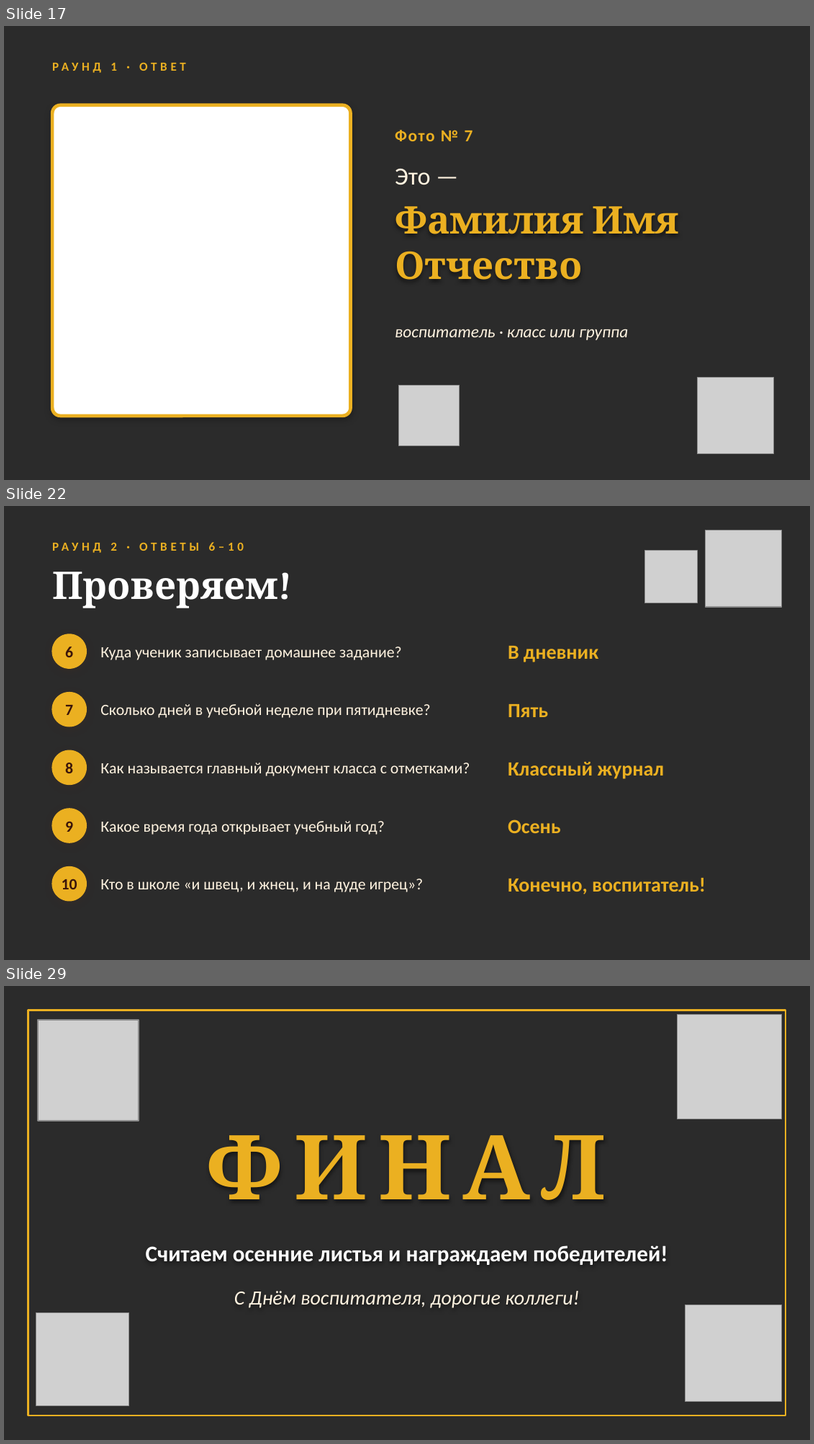
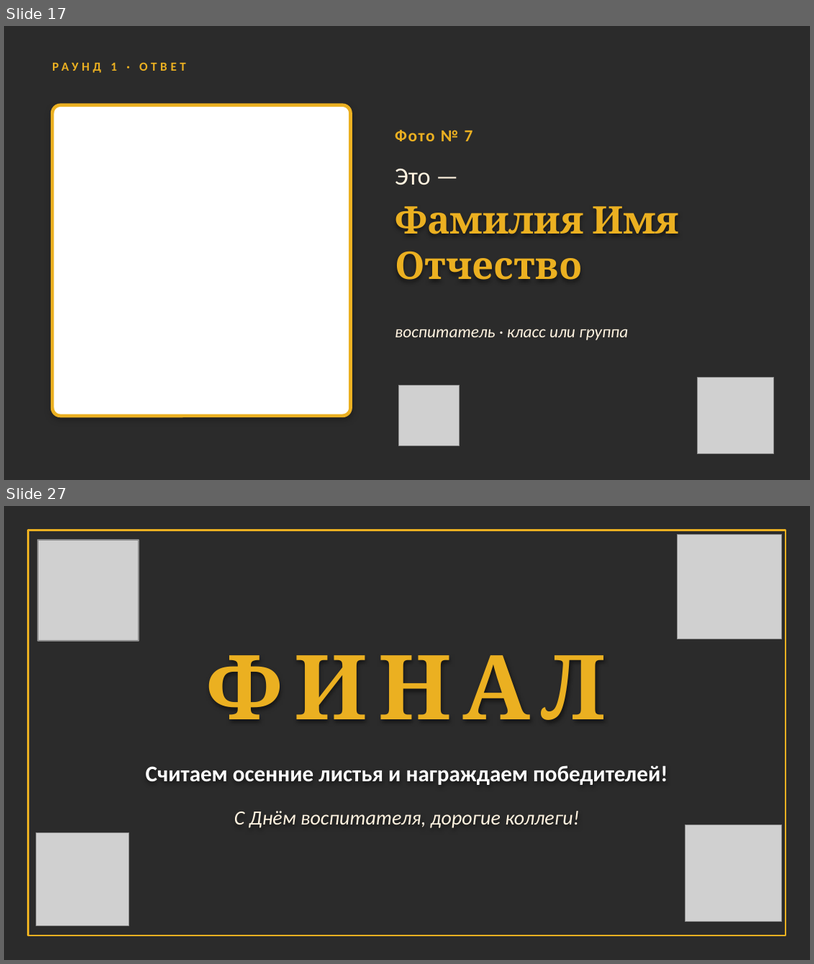
Before and after one commit to sl-himmelreich/heinrich-mario, a slide deck: День_воспитателя_конкурс.pptx. Shown one above the other, each under a label of ours: slides 17, 22 and 29 before the commit, slides 17 and 27 after it; the slides between them are not shown. The pictures are 814x1444 and 814x964 pixels, drawn with LibreOffice and Linux fonts; fonts in the diff are those of the drawing; grey boxes stand for pictures; background and template pictures are left out; a plain dark background stands for a picture behind light text. Boxes give left, top, right and bottom in pixels: in the first picture for what was removed or moved away, otherwise in the second. Text is boxed around its words. In the diff, an @@ line names an element or a change of style, - is before the commit and + after.

```diff
--- a/День_воспитателя_конкурс.pptx
+++ b/День_воспитателя_конкурс.pptx
@@ slide 22 removed at box(4, 506, 810, 960), background picture (left out) @@
@@ text removed at box(52, 542, 244, 553) @@
-РАУНД 2 · ОТВЕТЫ 6–10
@@ picture removed at box(705, 530, 782, 607) @@
@@ picture removed at box(645, 551, 697, 602) @@
@@ text removed at box(52, 572, 278, 608) @@
-Проверяем!
@@ ellipse removed at box(52, 634, 86, 668) @@
@@ text removed at box(65, 646, 73, 657) @@
-6
@@ text removed at box(100, 646, 402, 660) @@
-Куда ученик записывает домашнее задание?
@@ text removed at box(508, 646, 599, 662) @@
-В дневник
@@ ellipse removed at box(52, 692, 86, 726) @@
@@ text removed at box(65, 705, 73, 715) @@
-7
@@ text removed at box(100, 704, 431, 718) @@
-Сколько дней в учебной неделе при пятидневке?
@@ text removed at box(508, 704, 548, 717) @@
-Пять
@@ ellipse removed at box(52, 750, 86, 784) @@
@@ text removed at box(65, 762, 73, 773) @@
-8
@@ text removed at box(100, 762, 471, 776) @@
-Как называется главный документ класса с отметками?
@@ text removed at box(508, 762, 665, 779) @@
-Классный журнал
@@ ellipse removed at box(52, 808, 86, 842) @@
@@ text removed at box(65, 821, 73, 831) @@
-9
@@ text removed at box(100, 821, 384, 834) @@
-Какое время года открывает учебный год?
@@ text removed at box(508, 819, 561, 833) @@
-Осень
@@ ellipse removed at box(52, 867, 86, 901) @@
@@ text removed at box(62, 878, 77, 889) @@
-10
@@ text removed at box(100, 878, 424, 892) @@
-Кто в школе «и швец, и жнец, и на дуде игрец»?
@@ text removed at box(508, 878, 706, 894) @@
-Конечно, воспитатель!
@@ what was slide 29 is now slide 27 @@
```
Also in this commit, not shown: 15 slides changed, 2 slides added, 3 other slides removed, 1 other file.
